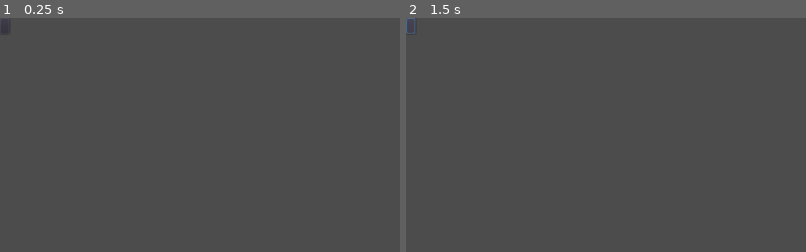
Above: before the commit, frames 1-2 (left to right).
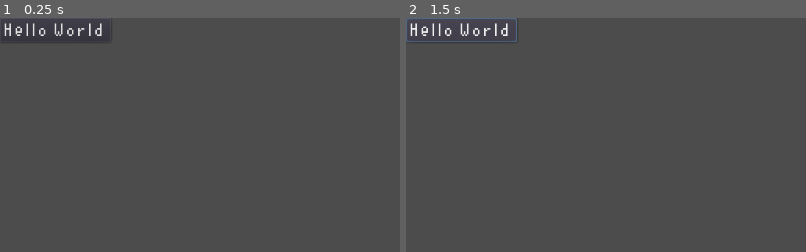
Above: after the commit, the same moments.

Repository: kuma-gee/godot-css-theme
Game: Godot game, scene res://demo/Demo.tscn
Same seed, same stepped clock (60 frames per second), same inputs: the game is played once before the commit and once after it.
Inputs (mouse positions are % of the whole screen's width and height, from its top left; square brackets give the same spot before the commit, where the layout moved):
- Up to frame 1 (0.25 s): no input
- Up to frame 2 (1.5 s): click (7, 3) [1, 2] at 0.5 s; click (7, 3) [1, 2] at 1.25 s
The pictures show only the part of the screen within x 0-50%, y 0-50%; the shares and areas given below are measured in that part.

The runs differ from the first frame. In frame 1, 0.5% of the frame differs, in the area x 1-27%, y 2-10%; in frame 2, 0.7%, in the area x 0-28%, y 0-11%.

Commit message:
feat: generate font resource from ttf file

Diff:
--- a/demo/Demo.tscn
+++ b/demo/Demo.tscn
@@ -10,3 +10,4 @@
 [node name="Button" type="Button" parent="."]
 margin_right = 12.0
 margin_bottom = 20.0
+text = "Hello World"
--- a/project.godot
+++ b/project.godot
@@ -75,6 +75,11 @@
 [global]
 
 debug=false
+theme=false
+
+[gui]
+
+theme/custom_font="res://tests/unit/font.tres"
 
 [physics]
 
--- /dev/null
+++ b/tests/unit/jackeyfont.tres
@@ -0,0 +1,6 @@
+[gd_resource type="DynamicFont" load_steps=2 format=2]
+
+[ext_resource path="res://tests/unit/jackeyfont.ttf" type="DynamicFontData" id=1]
+
+[resource]
+font_data = ExtResource( 1 )
--- a/themes/theme.tres
+++ b/themes/theme.tres
@@ -16,12 +16,16 @@
 default_font = ExtResource( 1 )
 Button/colors/font_color = Color( 0, 0, 0, 1 )
 Button/colors/font_color_disabled = Color( 0.2, 0.2, 0.2, 1 )
+Button/colors/font_color_focus = Color( 0.94, 0.94, 0.94, 1 )
 Button/colors/font_color_hover = Color( 1, 1, 1, 1 )
 Button/colors/font_color_pressed = Color( 0, 0, 0, 0 )
 Button/constants/hseparation = 10
 Button/fonts/font = ExtResource( 1 )
+Button/styles/disabled = null
+Button/styles/focus = null
 Button/styles/hover = SubResource( 1 )
 Button/styles/normal = SubResource( 2 )
+Button/styles/pressed = null
 CheckBox/icons/checked = ExtResource( 2 )
 HSlider/styles/grabber_area = SubResource( 2 )
 HSlider/styles/grabber_area_highlight = SubResource( 2 )
Not shown, changed: addons/godot-css-theme/ThemeApplier.gd
